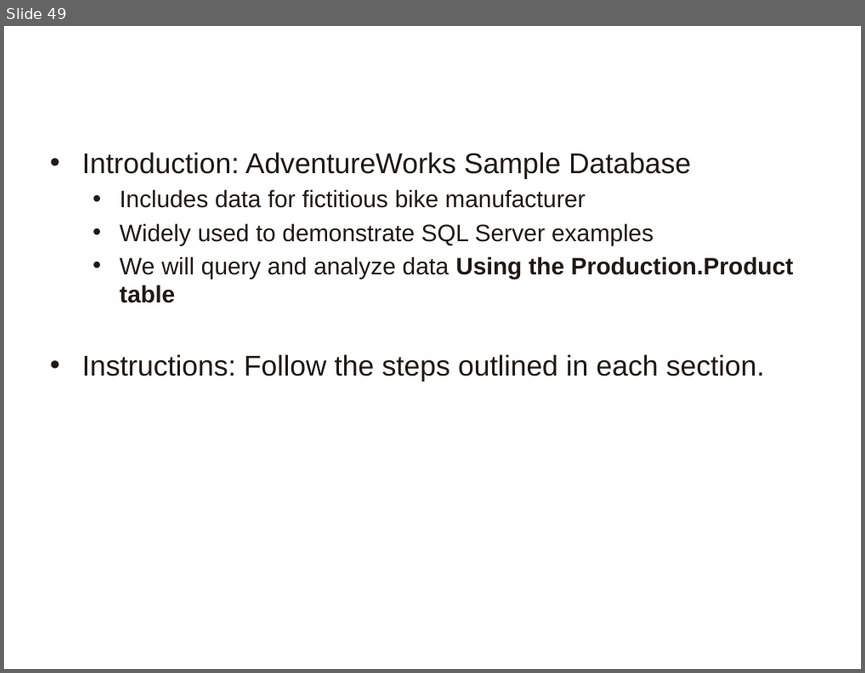
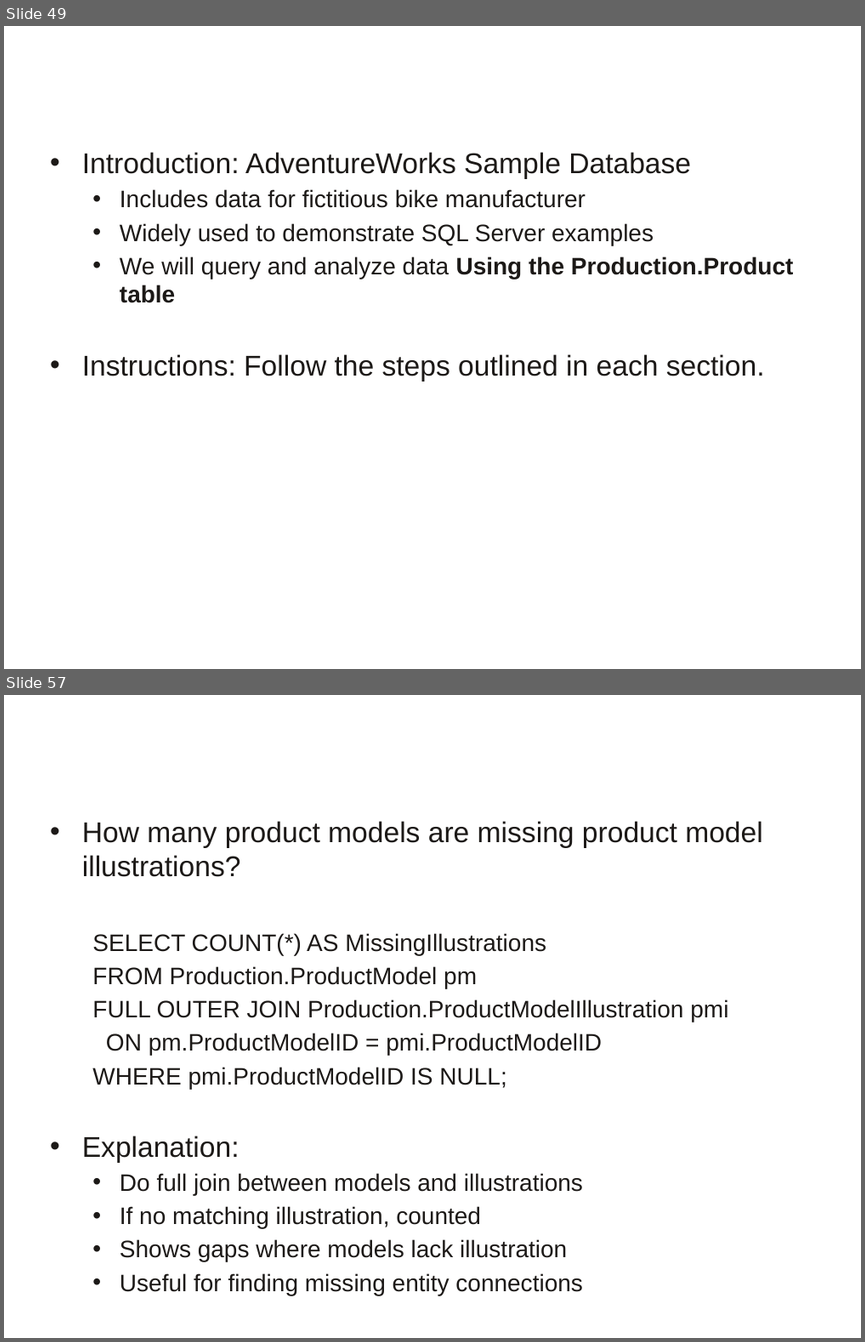
Before and after one commit to a099954/ABC-Program, a slide deck: SQL/06-joins - Final.pptx. Shown one above the other, each under a label of ours: slide 49 before the commit, slides 49 and 57 after it; the slides between them are not shown. The pictures are 865x673 and 865x1342 pixels, drawn with LibreOffice and Linux fonts; fonts in the diff are those of the drawing; background and template pictures are left out. Boxes give left, top, right and bottom in pixels: in the first picture for what was removed or moved away, otherwise in the second. Text is boxed around its words. In the diff, an @@ line names an element or a change of style, - is before the commit and + after.

```diff
--- a/SQL/06-joins - Final.pptx
+++ b/SQL/06-joins - Final.pptx
@@ slide 57 added at [4,695,861,1338], background #FFFFFF @@
@@ title added at [41,706,813,746], 24 pt, text #FFFFFF @@
+Exercise 4 - Answer
@@ text added at [82,821,763,1292], 20 pt, text #1C1917 @@
+• How many product models are missing product model illustrations?
+  SELECT COUNT(*) AS MissingIllustrations
+  FROM Production.ProductModel pm
+  FULL OUTER JOIN Production.ProductModelIllustration pmi
+  ON pm.ProductModelID = pmi.ProductModelID
+  WHERE pmi.ProductModelID IS NULL;
+• Explanation:
+  • Do full join between models and illustrations
+  • If no matching illustration, counted
+  • Shows gaps where models lack illustration
+  • Useful for finding missing entity connections
```
Also in this commit, not shown: 3 slides changed, 6 other slides added, 3 slides removed.
